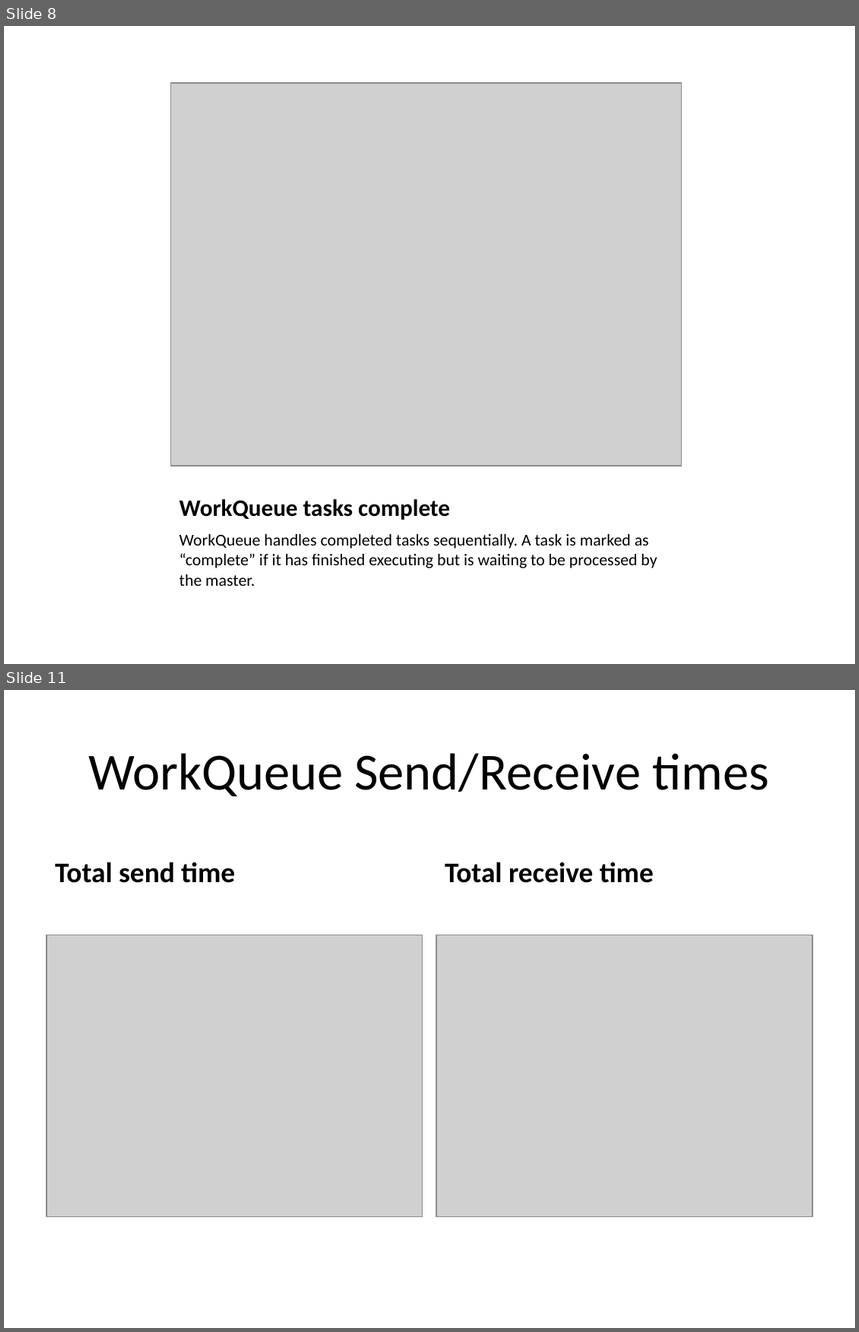
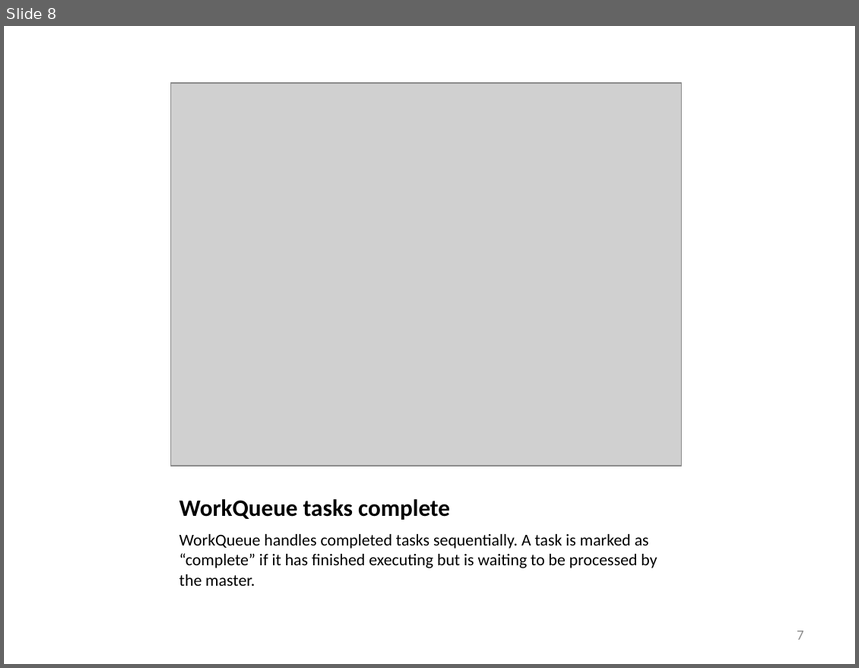
Before and after one commit to cooperative-computing-lab/awe, a slide deck: stats.has-plots/summary.pptx. Shown one above the other, each under a label of ours: slides 8 and 11 before the commit, slide 8 after it; the slides between them are not shown. The pictures are 859x1332 and 859x668 pixels, drawn with LibreOffice and Linux fonts; fonts in the diff are those of the drawing; grey boxes stand for pictures. Boxes give left, top, right and bottom in pixels: in the first picture for what was removed or moved away, otherwise in the second. Text is boxed around its words. In the diff, an @@ line names an element or a change of style, - is before the commit and + after.

```diff
--- a/stats.has-plots/summary.pptx
+++ b/stats.has-plots/summary.pptx
@@ slide 11 removed at bbox=[4, 690, 855, 1328], background #FFFFFF @@
@@ title removed at bbox=[88, 753, 770, 796] @@
-WorkQueue Send/Receive times
@@ text removed at bbox=[55, 862, 235, 883] @@
-Total send time
@@ text removed at bbox=[445, 862, 654, 883] @@
-Total receive time
@@ picture removed at bbox=[47, 935, 423, 1217] @@
@@ picture removed at bbox=[436, 935, 813, 1217] @@
@@ slide 8 changed as well @@
@@ page number added at bbox=[797, 631, 804, 640], 12 pt, text #8C8C8C @@
+7
```
Also in this commit, not shown: 5 other slides changed, 2 slides added, 6 other slides removed.
